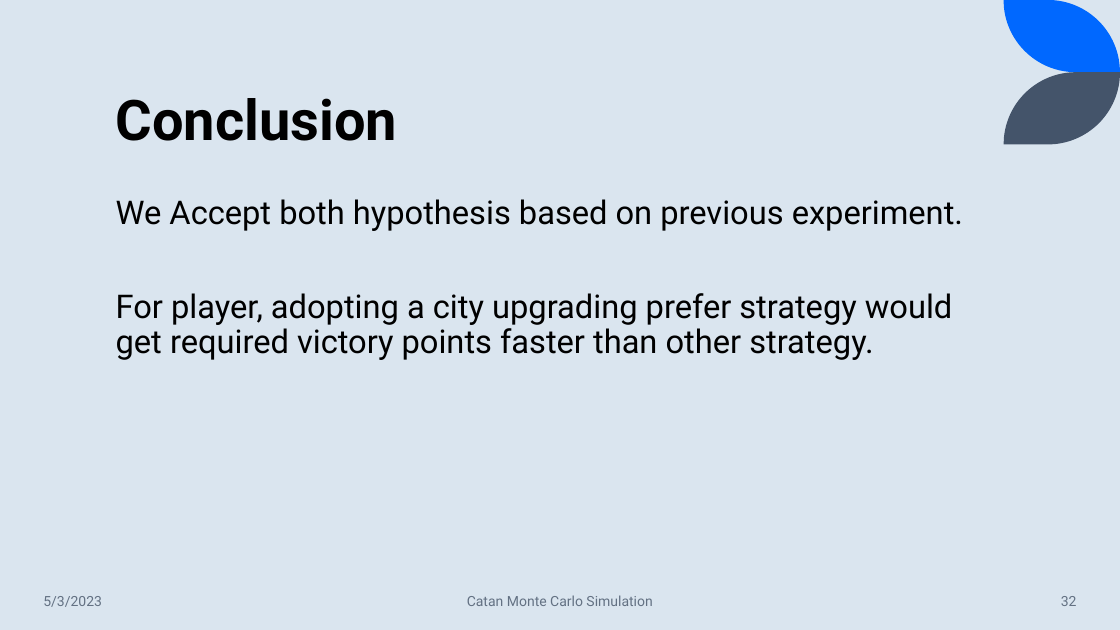
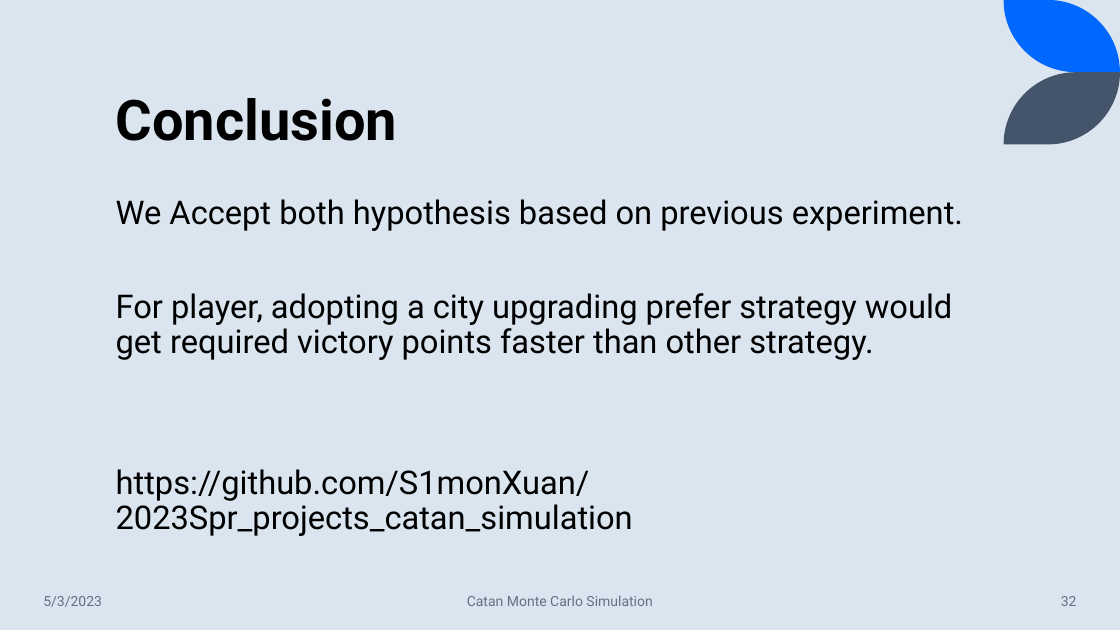
Before and after one commit to S1monXuan/2023Spr_projects_catan_simulation, a slide deck: slide 32 of Monte_Carlo_Simulation_597.pptx. Drawn at 1120x630 pixels with LibreOffice and Linux fonts; fonts in the diff are those of the drawing. Boxes give left, top, right and bottom in pixels: in the first picture for what was removed or moved away, otherwise in the second. Text is boxed around its words. In the diff, an @@ line names an element or a change of style, - is before the commit and + after.

```diff
--- a/Monte_Carlo_Simulation_597.pptx
+++ b/Monte_Carlo_Simulation_597.pptx
@@ text at (116, 469, 633, 536): paragraph added @@
+https://github.com/S1monXuan/2023Spr_projects_catan_simulation
```
Also in this commit, not shown: 4 other slides changed.
